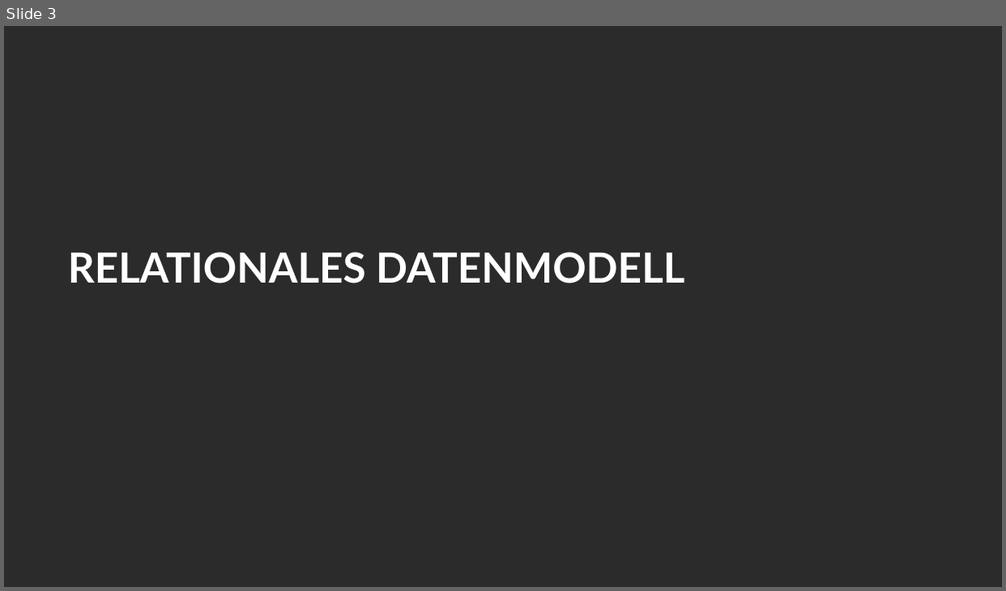
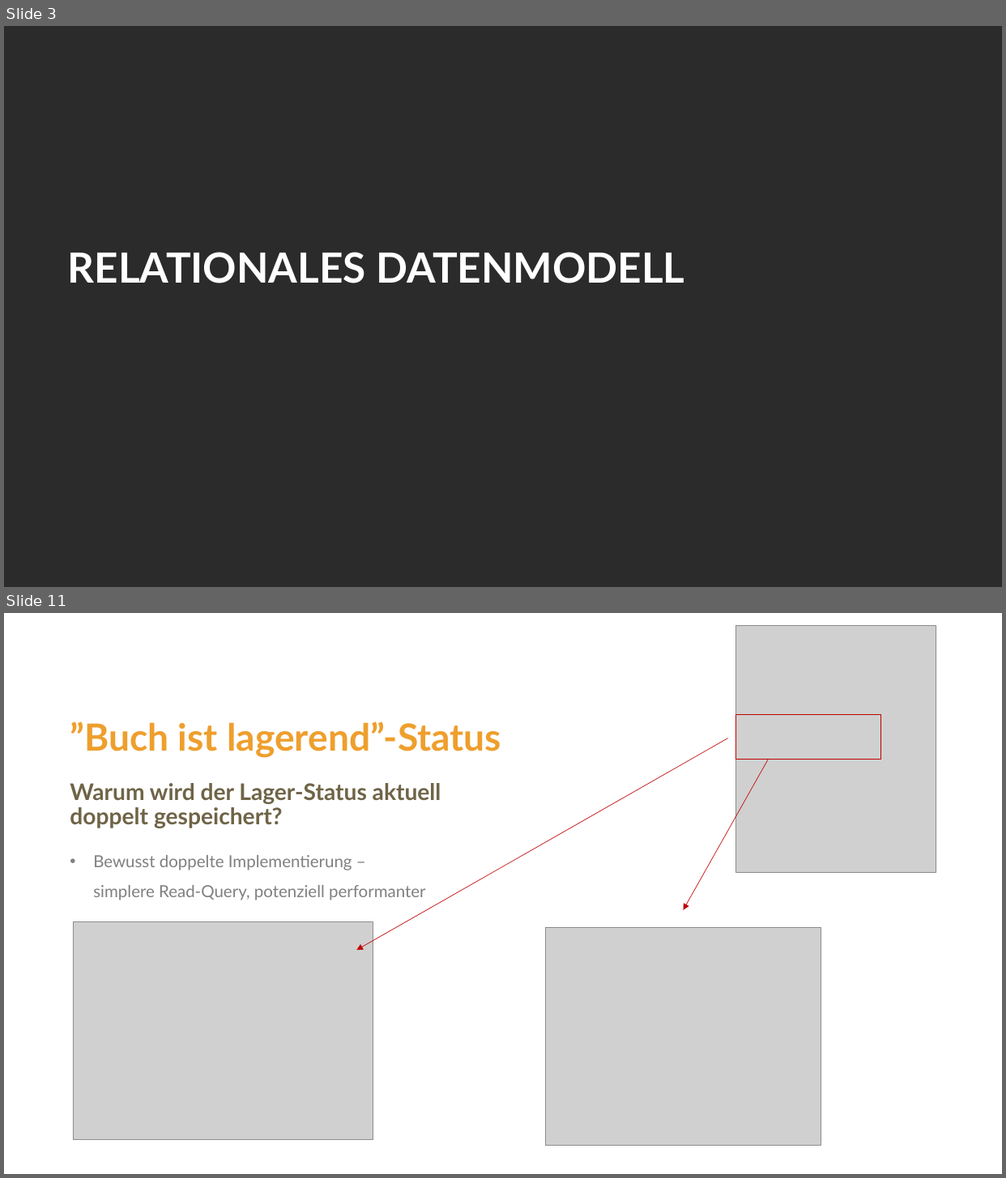
Before and after one commit to curarin/fh-sem2-db-project, a slide deck: requirements/pptx/2026-05-15-er-rm-reisinger-mitsch.pptx. Shown one above the other, each under a label of ours: slide 3 before the commit, slides 3 and 11 after it; the slides between them are not shown. The pictures are 1006x591 and 1006x1178 pixels, drawn with LibreOffice and Linux fonts; fonts in the diff are those of the drawing; grey boxes stand for pictures; background and template pictures are left out; a plain dark background stands for a picture behind light text. Boxes give left, top, right and bottom in pixels: in the first picture for what was removed or moved away, otherwise in the second. Text is boxed around its words. In the diff, an @@ line names an element or a change of style, - is before the commit and + after.

```diff
--- a/requirements/pptx/2026-05-15-er-rm-reisinger-mitsch.pptx
+++ b/requirements/pptx/2026-05-15-er-rm-reisinger-mitsch.pptx
@@ slide 11 added at (4, 613, 1002, 1174), background #FFFFFF @@
@@ picture added at (736, 625, 936, 872) @@
@@ title added at (70, 722, 501, 757), 36 pt, text #EE9F2D, bold @@
+”Buch ist lagerend”-Status
@@ rectangle added at (736, 715, 881, 760), outline #C00000 1 pt @@
@@ arrow added from (728, 738) to (356, 950), #C00000 0.5 pt @@
@@ arrow added from (769, 760) to (683, 910), #C00000 0.5 pt @@
@@ text added at (70, 783, 441, 828), 22 pt, text #6F6447, bold @@
+Warum wird der Lager-Status aktuell
+doppelt gespeichert?
@@ text added at (93, 855, 425, 901), 16 pt, text #808080 @@
+• Bewusst doppelte Implementierung –
+  simplere Read-Query, potenziell performanter
@@ picture added at (74, 922, 373, 1140) @@
@@ picture added at (545, 927, 821, 1145) @@
```
Also in this commit, not shown: 12 other slides added, 1 other file.
